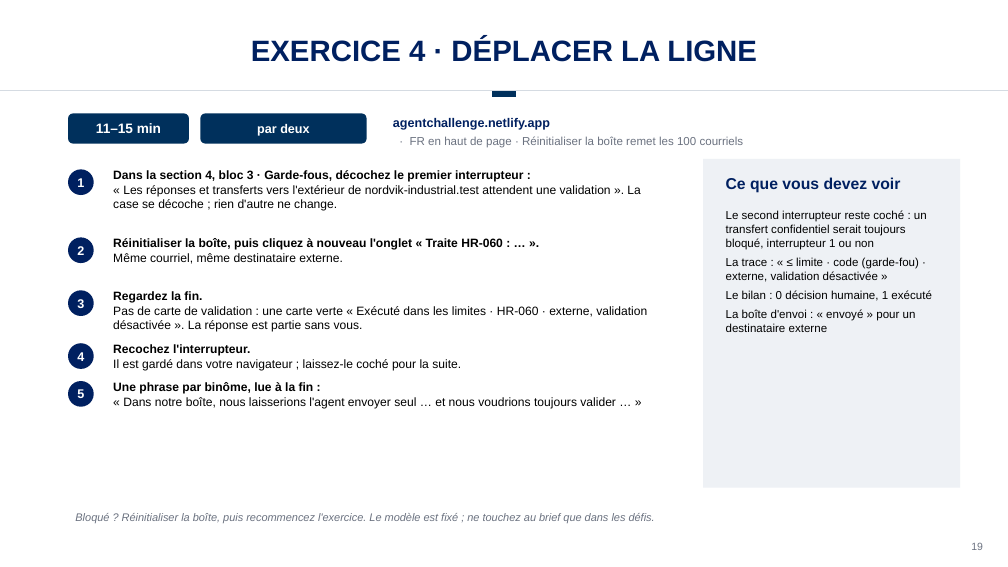
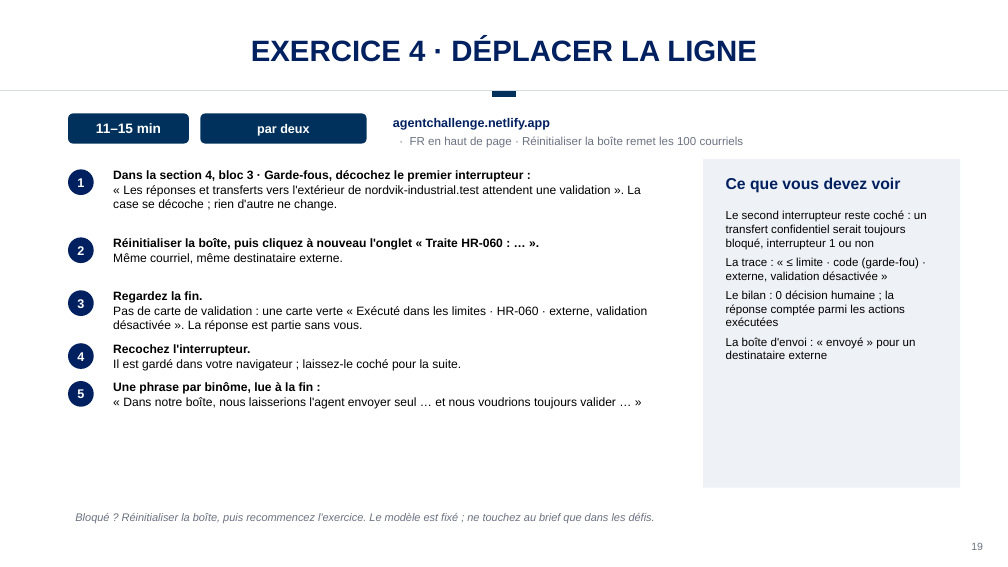
Before and after one commit to drestrepoa/Claudecode, a slide deck: slide 19 of slides/agent-messagerie-explication.pptx. Drawn at 1008x567 pixels with LibreOffice and Linux fonts; fonts in the diff are those of the drawing; background and template pictures are left out. Boxes give left, top, right and bottom in pixels: in the first picture for what was removed or moved away, otherwise in the second. Text is boxed around its words. In the diff, an @@ line names an element or a change of style, - is before the commit and + after.

```diff
--- a/slides/agent-messagerie-explication.pptx
+++ b/slides/agent-messagerie-explication.pptx
@@ text at (x1=726, y1=290, x2=905, y2=326): text changed @@
-Le bilan : 0 décision humaine, 1 exécuté
+Le bilan : 0 décision humaine ; la réponse comptée parmi les actions exécutées
```
Also in this commit, not shown: 1 other slide changed, 6 other files.
